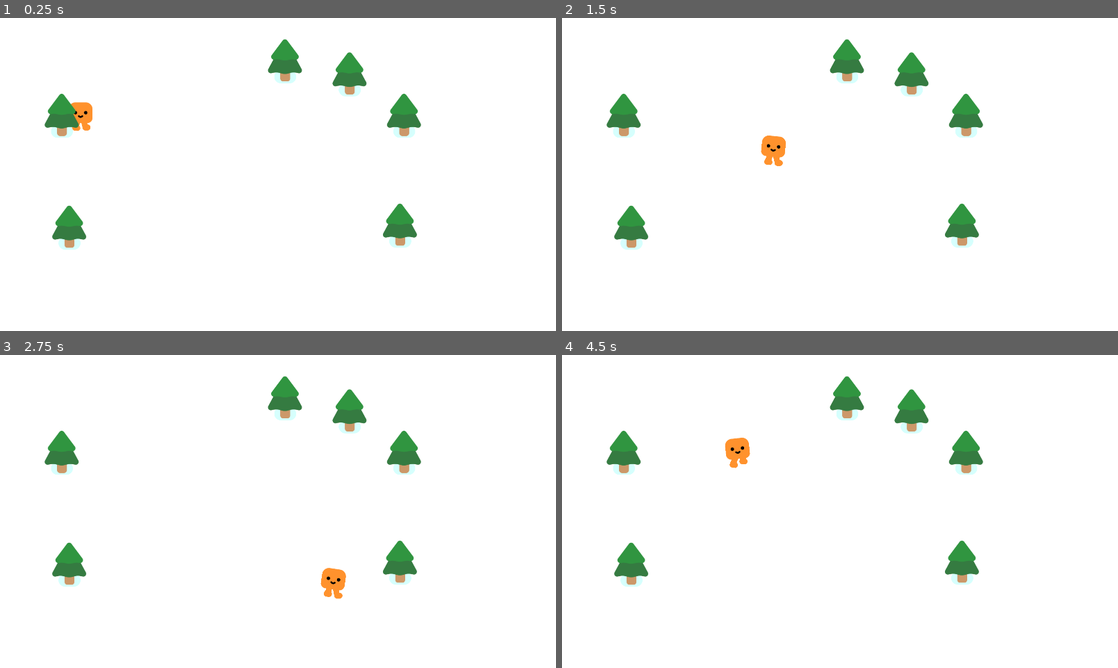
Above: before the commit, frames 1-4 (two rows, left to right).
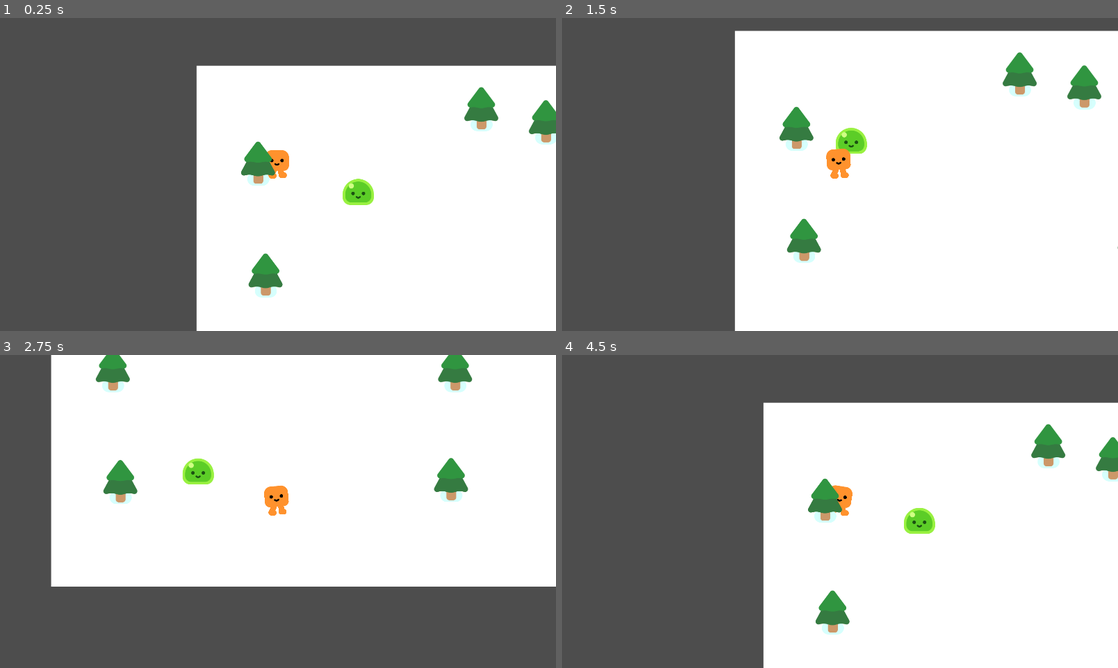
Above: after the commit, the same moments.

Repository: Tonykuang1028/FinalProject
Game: Godot game, scene res://survivors_game.tscn
The game is run twice, just before and just after one commit, with the same random seed, the same clock (stepped at 60 frames per second) and the same inputs.
Inputs:
- Up to frame 1 (0.25 s): no input
- Up to frame 2 (1.5 s): hold D (move_right) 0.53-1.28 s; hold S (move_down) from 1.28 s (still down)
- Up to frame 3 (2.75 s): release S (move_down) at 2.03 s; hold D (move_right) from 2.03 s (still down)
- Up to frame 4 (4.5 s): release D (move_right) at 2.78 s; hold W (move_up) 2.78-3.53 s; hold A (move_left) from 3.53 s (still down)

The runs differ from the first frame. In frame 1, 50% of the frame differs, in the area x 0-100%, y 0-100%; in frame 2, 40%; in frame 3, 39%; in frame 4, 51%.

Commit message:
Added Camera 2D

Diff:
--- a/player.tscn
+++ b/player.tscn
@@ -16,3 +16,5 @@
 [node name="CollisionShape2D" type="CollisionShape2D" parent="."]
 position = Vector2(-2, 1)
 shape = SubResource("CircleShape2D_im2kr")
+
+[node name="Camera2D" type="Camera2D" parent="."]
--- a/survivors_game.tscn
+++ b/survivors_game.tscn
@@ -1,7 +1,8 @@
-[gd_scene load_steps=3 format=3 uid="uid://btn6rqffudpog"]
+[gd_scene load_steps=4 format=3 uid="uid://btn6rqffudpog"]
 
 [ext_resource type="PackedScene" uid="uid://be2yma1l3fq8" path="res://player.tscn" id="1_so1bh"]
 [ext_resource type="PackedScene" uid="uid://bkt56macggrho" path="res://pine_tree.tscn" id="2_i21pu"]
+[ext_resource type="PackedScene" uid="uid://qdvxicsbgug" path="res://mob.tscn" id="2_k572u"]
 
 [node name="Game" type="Node2D"]
 y_sort_enabled = true
@@ -13,6 +14,9 @@
 
 [node name="Player" parent="." instance=ExtResource("1_so1bh")]
 position = Vector2(282, 375)
+
+[node name="Mob" parent="." instance=ExtResource("2_k572u")]
+position = Vector2(630, 496)
 
 [node name="PineTree" parent="." instance=ExtResource("2_i21pu")]
 position = Vector2(240, 777)
